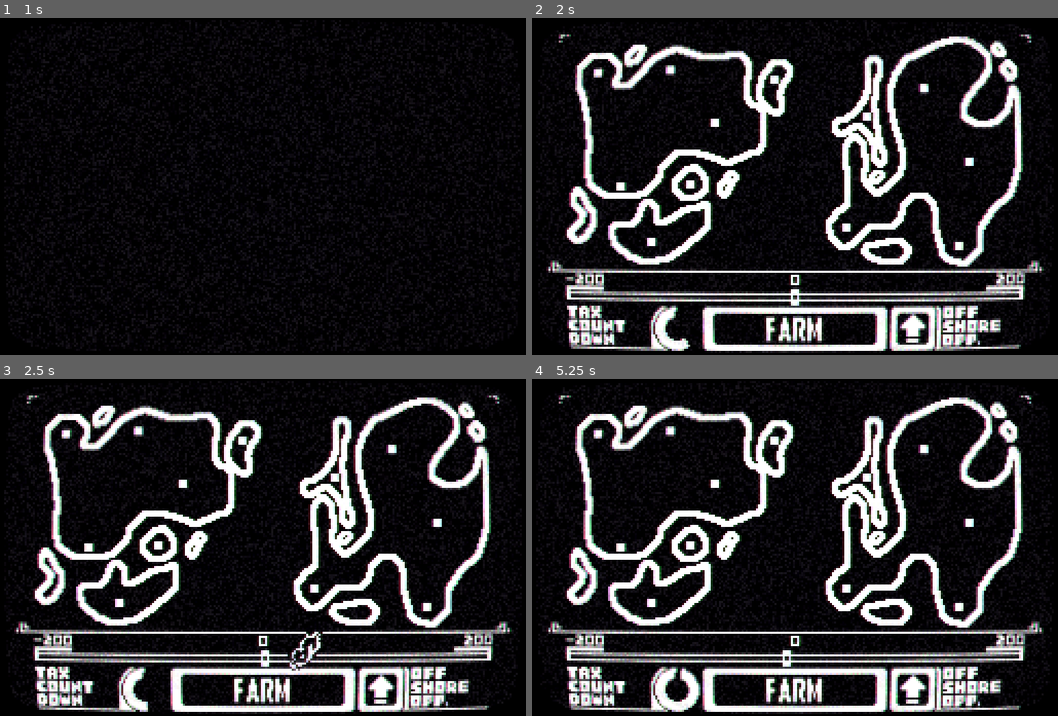
Above: before the commit, frames 1-4 (two rows, left to right).
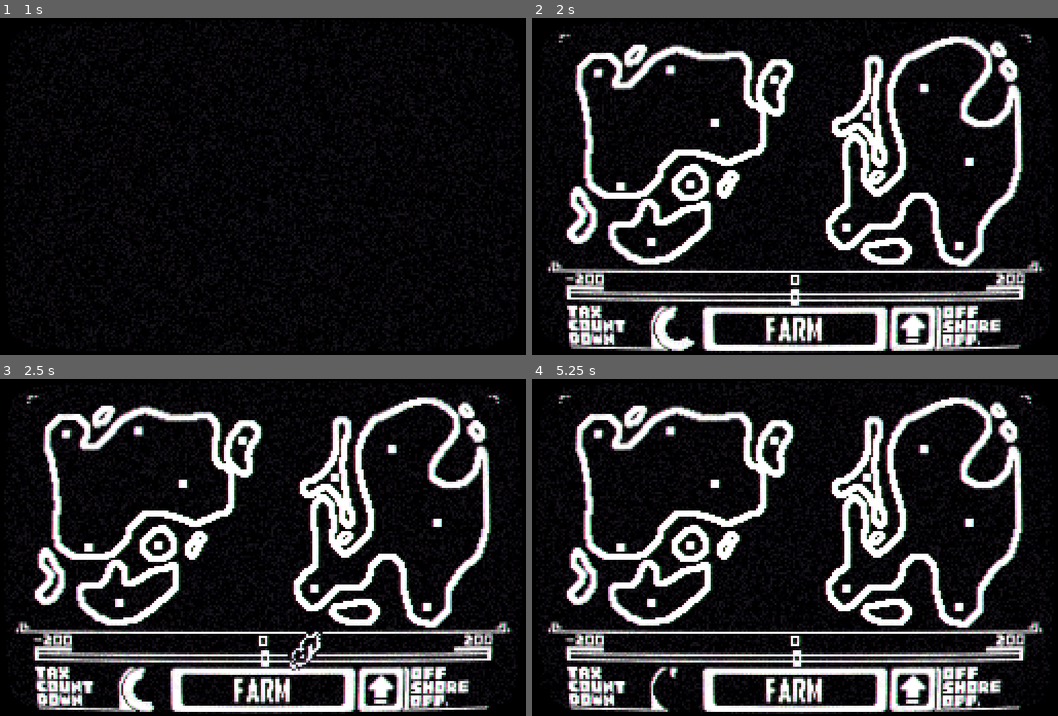
Above: after the commit, the same moments.

Repository: Tenseven-107/Operation_Fat_Eagle
Game: Godot game, scene res://Scenes/Main.tscn
The game is run twice, just before and just after one commit, with the same random seed, the same clock (stepped at 60 frames per second) and the same inputs.
Inputs (mouse positions are in pixels of both pictures, inside the frame that each line leads up to):
- Up to frame 1 (1 s): click (263, 331) at 0.5 s
- Up to frame 2 (2 s): click (915, 331) at 1.25 s
- Up to frame 3 (2.5 s): click (263, 692) at 2 s
- Up to frame 4 (5.25 s): click (915, 692) at 2.75 s; click (795, 692) at 3.5 s; click (915, 692) at 4.25 s; move the mouse to (910, 530) at 5.02 s; click (910, 530) at 5.1 s

Frame 1 is identical in both runs. In frame 2, less than 0.1% of the frame differs, in the area x 28-31%, y 94-98%; in frame 3, less than 0.1%; in frame 4, 0.9%, in the area x 23-52%, y 79-99%.

Commit message:
Added hack confirmation

Diff:
--- a/Prefabs/Objects/Plane.tscn
+++ b/Prefabs/Objects/Plane.tscn
@@ -1,8 +1,9 @@
-[gd_scene load_steps=5 format=2]
+[gd_scene load_steps=6 format=2]
 
 [ext_resource path="res://Sprites/Objects/Plane.png" type="Texture" id=1]
 [ext_resource path="res://Scripts/Objects/Plane.gd" type="Script" id=2]
 [ext_resource path="res://Sprites/Objects/Exclamation_mark_small.png" type="Texture" id=3]
+[ext_resource path="res://Sprites/UI/UI_theme-1.tres" type="Theme" id=4]
 
 [sub_resource type="RectangleShape2D" id=1]
 extents = Vector2( 15, 13 )
@@ -41,6 +42,17 @@
 [node name="Hack_time" type="Timer" parent="."]
 one_shot = true
 
+[node name="Confirm" type="ConfirmationDialog" parent="."]
+margin_left = 23.0
+margin_top = 24.0
+margin_right = 223.0
+margin_bottom = 115.0
+theme = ExtResource( 4 )
+resizable = true
+dialog_text = "Cost: 25
+Current: 20"
+
 [connection signal="mouse_entered" from="." to="." method="_on_Plane_mouse_entered"]
 [connection signal="mouse_exited" from="." to="." method="_on_Plane_mouse_exited"]
 [connection signal="timeout" from="Hack_time" to="." method="_on_Hack_time_timeout"]
+[connection signal="confirmed" from="Confirm" to="." method="_on_Confirm_confirmed"]
--- a/Scripts/Objects/Plane.gd
+++ b/Scripts/Objects/Plane.gd
@@ -7,6 +7,8 @@
 onready var hack_timer = $Hack_time
 onready var notice = $Notice
 onready var hack_bar = $Notice/Hack_bar
+
+onready var popup = $Confirm
 
 var country  = null
 var target_pos: Vector2 = Vector2.ZERO
@@ -39,6 +41,7 @@
 
 	input_pickable = true
 	notice.hide()
+	popup.hide()
 
 
 
@@ -94,15 +97,25 @@
 	notice.global_rotation = 0
 	hack_bar.value = hack_time - hack_timer.time_left
 
-	if dangerous and selected and Input.is_action_just_pressed("click") and hack_timer.is_stopped():
-		money_manager.remove_money(price)
-		hack_timer.start()
+	if (dangerous and selected and Input.is_action_just_pressed("click")
+	and hack_timer.is_stopped() and !(money_manager.money <= money_manager.min_money)):
+		activate_popup(price)
 
 func _on_Hack_time_timeout():
 	dangerous = false
 	notice.hide()
 
 
+func activate_popup(price: int):
+	popup.dialog_text = "Cost: " + str(price) + " / Current: " + str(money_manager.money)
+	popup.popup()
+
+func _on_Confirm_confirmed():
+	money_manager.remove_money(price)
+	hack_timer.start()
+
+
+
 # Initialization
 func initialize(country_obj, money):
 	country = country_obj
--- a/Scripts/Utils/MoneyManager.gd
+++ b/Scripts/Utils/MoneyManager.gd
@@ -8,7 +8,7 @@
 
 var tax_timer: Timer
 export (int) var tax_money: int = 10
-export (float) var tax_time: float = 5
+export (float) var tax_time: float = 5.5
 
 
 # set up
--- /dev/null
+++ b/Sprites/UI/UI_theme-1.tres
@@ -0,0 +1,60 @@
+[gd_resource type="Theme" load_steps=11 format=2]
+
+[ext_resource path="res://Sprites/UI/Window_dialog.png" type="Texture" id=1]
+[ext_resource path="res://Sprites/UI/Fonts/AGENCYR.TTF" type="DynamicFontData" id=2]
+[ext_resource path="res://Sprites/UI/X_button.png" type="Texture" id=3]
+
+[sub_resource type="DynamicFont" id=23]
+font_data = ExtResource( 2 )
+
+[sub_resource type="StyleBoxEmpty" id=13]
+
+[sub_resource type="StyleBoxEmpty" id=14]
+
+[sub_resource type="StyleBoxFlat" id=11]
+bg_color = Color( 0.0196078, 0, 0.0392157, 1 )
+
+[sub_resource type="StyleBoxFlat" id=9]
+bg_color = Color( 0.0196078, 0, 0.0392157, 1 )
+border_width_left = 2
+border_width_top = 2
+border_width_right = 2
+border_width_bottom = 2
+border_color = Color( 0.980392, 0.972549, 0.960784, 1 )
+expand_margin_left = 1.0
+expand_margin_right = 1.0
+expand_margin_top = 1.0
+expand_margin_bottom = 1.0
+
+[sub_resource type="StyleBoxFlat" id=12]
+bg_color = Color( 0.980392, 0.972549, 0.960784, 1 )
+
+[sub_resource type="StyleBoxTexture" id=22]
+texture = ExtResource( 1 )
+region_rect = Rect2( 0, 0, 32, 64 )
+margin_left = 10.0
+margin_right = 10.0
+margin_top = 26.0
+margin_bottom = 8.0
+expand_margin_left = 8.0
+expand_margin_right = 8.0
+expand_margin_top = 24.0
+expand_margin_bottom = 6.0
+
+[resource]
+Button/fonts/font = SubResource( 23 )
+Button/styles/disabled = SubResource( 13 )
+Button/styles/focus = SubResource( 14 )
+Button/styles/hover = SubResource( 11 )
+Button/styles/normal = SubResource( 9 )
+Button/styles/pressed = SubResource( 12 )
+Label/fonts/font = SubResource( 23 )
+WindowDialog/colors/title_color = Color( 0.980392, 0.972549, 0.960784, 1 )
+WindowDialog/constants/close_h_ofs = 18
+WindowDialog/constants/close_v_ofs = 18
+WindowDialog/constants/scaleborder_size = 4
+WindowDialog/constants/title_height = 20
+WindowDialog/fonts/title_font = SubResource( 23 )
+WindowDialog/icons/close = ExtResource( 3 )
+WindowDialog/icons/close_highlight = ExtResource( 3 )
+WindowDialog/styles/panel = SubResource( 22 )
Binary file added: Sprites/UI/Fonts/8514OEM.FON
Binary file added: Sprites/UI/Fonts/AGENCYR.TTF
Binary file added: Sprites/UI/Window_dialog.png
Not shown, added: Sprites/UI/Window_dialog.png.import
Binary file added: Sprites/UI/X_button.png
Not shown, added: Sprites/UI/X_button.png.import
